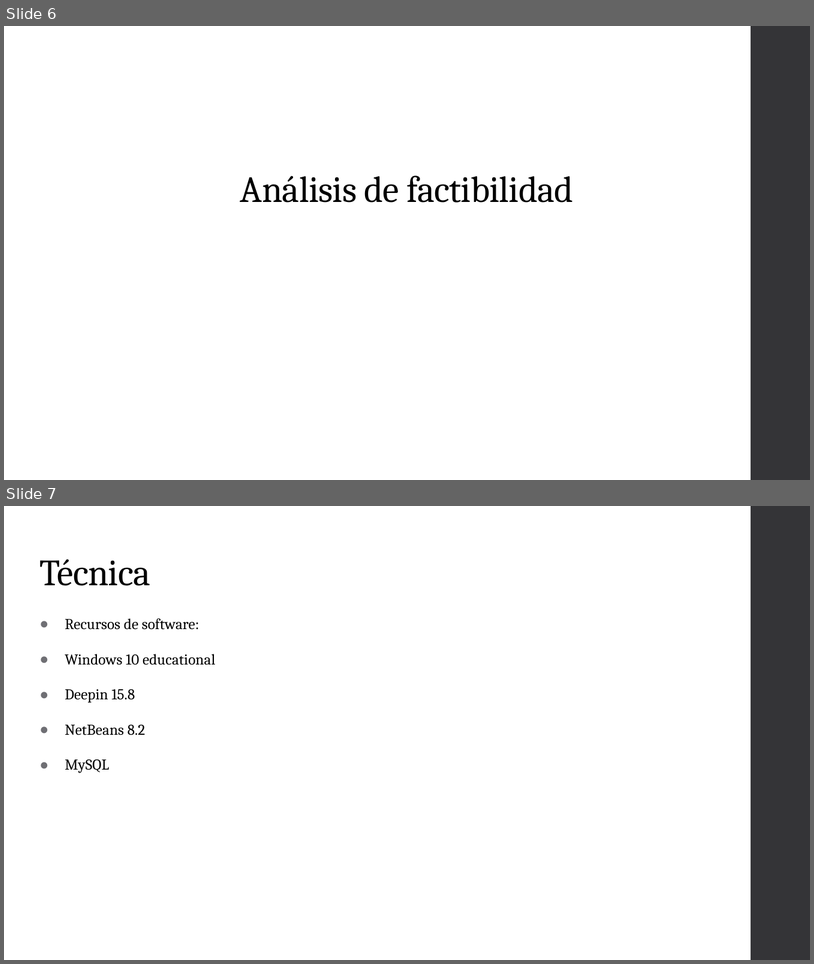
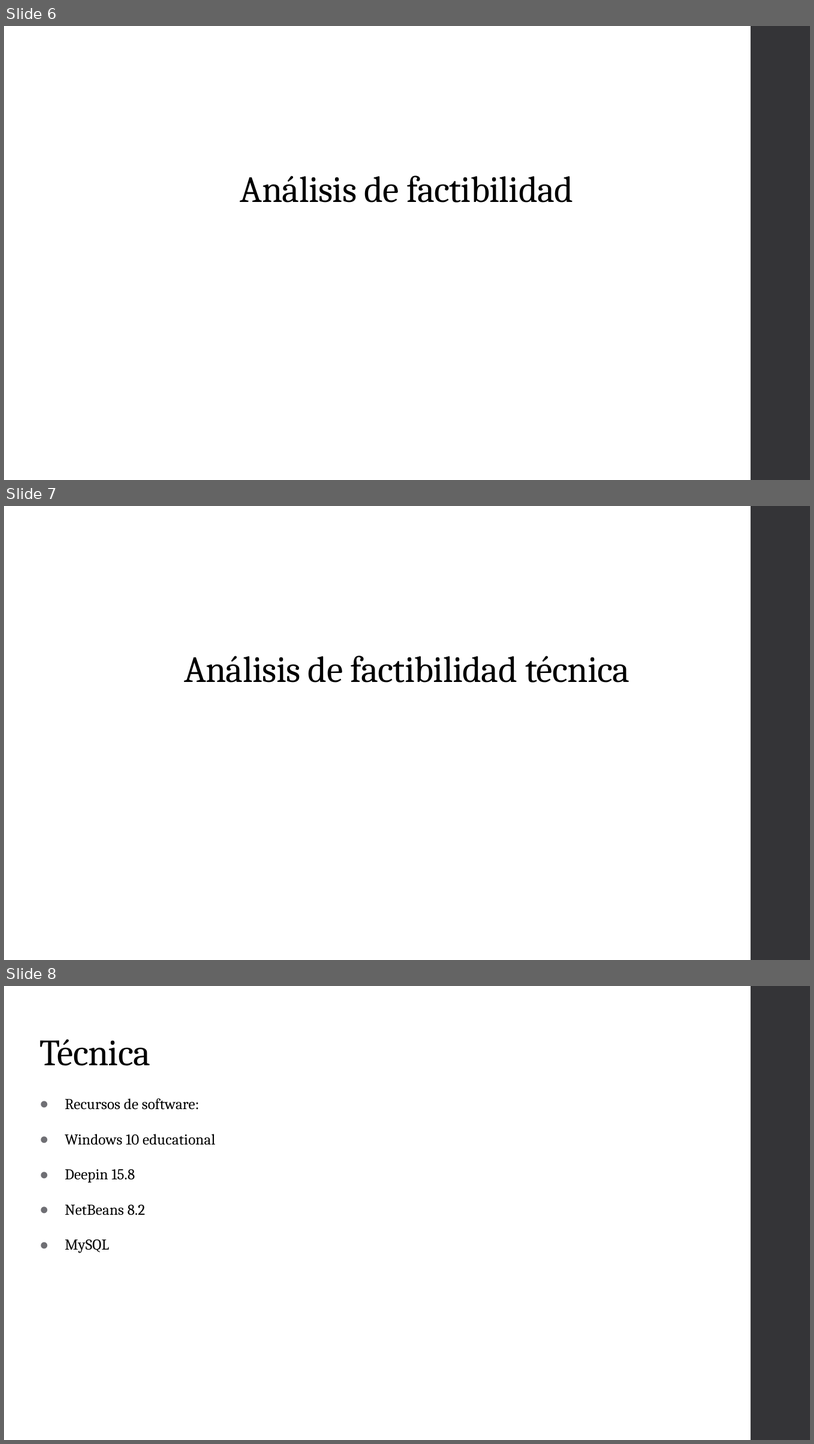
Before and after one commit to lagis/DEUV, a slide deck: DEUV propuesta.pptx. Shown one above the other, each under a label of ours: slides 6 and 7 before the commit, slides 6, 7 and 8 after it. The pictures are 814x964 and 814x1444 pixels, drawn with LibreOffice and Linux fonts; fonts in the diff are those of the drawing. Boxes give left, top, right and bottom in pixels: in the first picture for what was removed or moved away, otherwise in the second. Text is boxed around its words. In the diff, an @@ line names an element or a change of style, - is before the commit and + after.

```diff
--- a/DEUV propuesta.pptx
+++ b/DEUV propuesta.pptx
@@ slide 7 added at box(4, 506, 810, 960), background #FFFFFF; not listed: 1 template element that a slide beside it also shows @@
@@ title added at box(184, 655, 630, 682), 33 pt, text #000000 @@
+Análisis de factibilidad técnica
@@ what was slide 7 is now slide 8 @@
```
Also in this commit, not shown: 3 slides changed, 3 other slides added, 2 slides removed, 4 other files.
